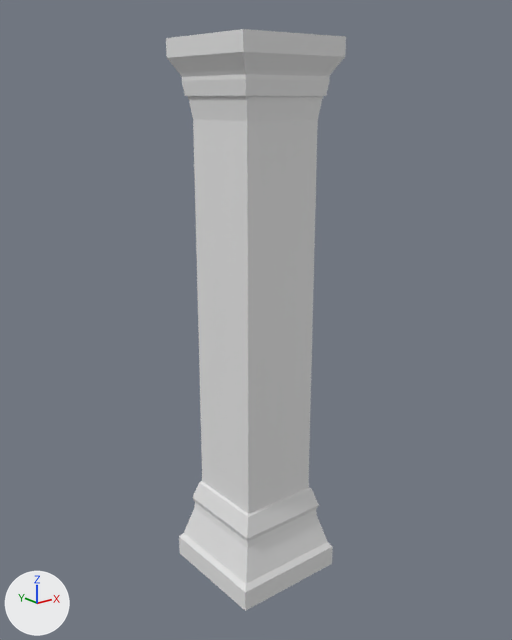
The FBX model InBetween/Assets/Assets/House Interior/Collumn.fbx: old version first, new version second.
Both versions are drawn from a 50 mm lens placed at (-3.23, -2.46, 3.62), pointed at (-0.09, 1.46, 2.05). Lighting does not change. The marker at lower left points along +X, +Y and +Z. The picture after the commit comes second.
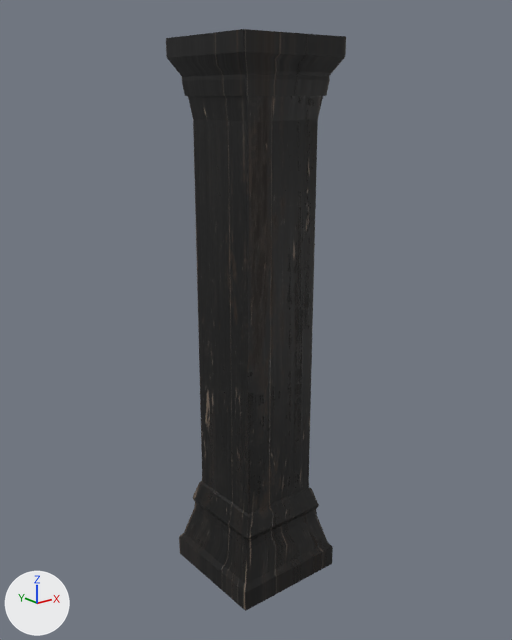
Pixel boxes (x1, y1, x2, y2) of what changed, in the pictures (512 x 640 px):
'Cube', recoloured (white to black): (166, 29, 346, 611) in both

Patch to the scene script:
```diff
--- a/InBetween/Assets/Assets/House Interior/Collumn.fbx.py
+++ b/InBetween/Assets/Assets/House Interior/Collumn.fbx.py
@@ img_wooden_floor_03_normalogl_jpg @@
+img_wooden_floor_03_normalogl_jpg = load_image('Wooden_Floor_03_normalogl.jpg', 'Wooden_Floor_03_normalogl.jpg', 2048, 2048, 'Non-Color')
@@ img_wooden_floor_03_basecolor_jpg @@
+img_wooden_floor_03_basecolor_jpg = load_image('Wooden_Floor_03_basecolor.jpg', 'Wooden_Floor_03_basecolor.jpg', 2048, 2048, 'sRGB')
@@ img_wooden_floor_03_roughness_jpg @@
+img_wooden_floor_03_roughness_jpg = load_image('Wooden_Floor_03_roughness.jpg', 'Wooden_Floor_03_roughness.jpg', 2048, 2048, 'Non-Color')
@@ mat_dark_wood_planks_001 @@
+mat_dark_wood_planks_001 = bpy.data.materials.new('Dark Wood Planks.001')
+# uses the picture img_wooden_floor_03_basecolor_jpg
+# uses the picture img_wooden_floor_03_normalogl_jpg
+# uses the picture img_wooden_floor_03_roughness_jpg
@@ me_cube @@
 me_cube.from_pydata(...)  # 72 vertices, 70 faces; spans x -1.49..1.49, y -1.49..1.49, z -1.0..3.0
+me_cube.materials.append(mat_dark_wood_planks_001)
```
